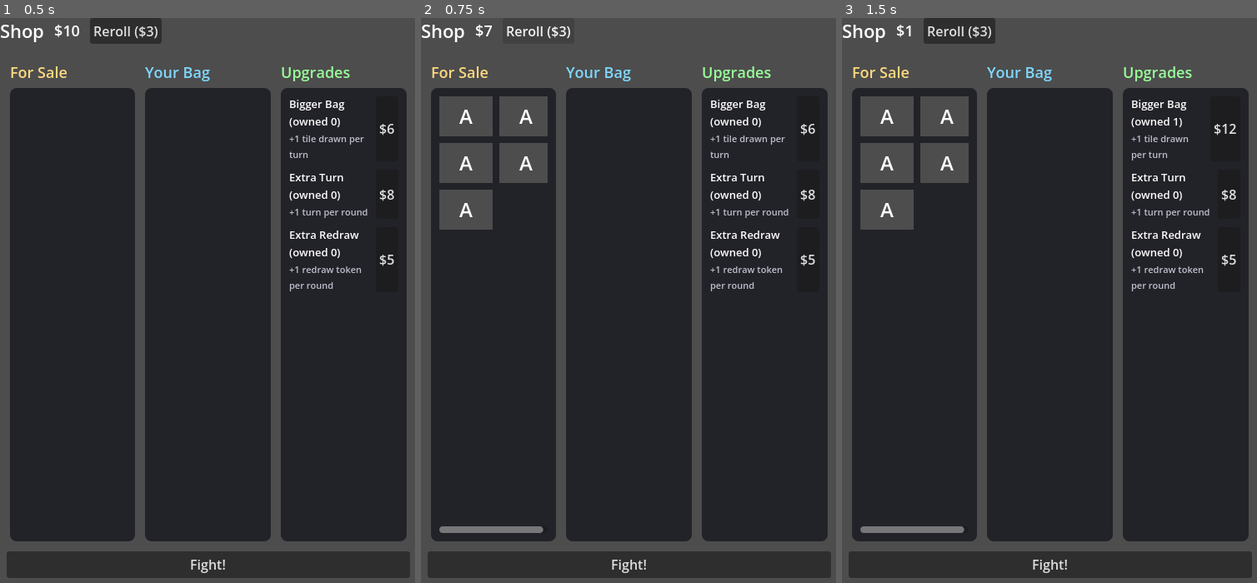
Above: before the commit, frames 1-3 (left to right).
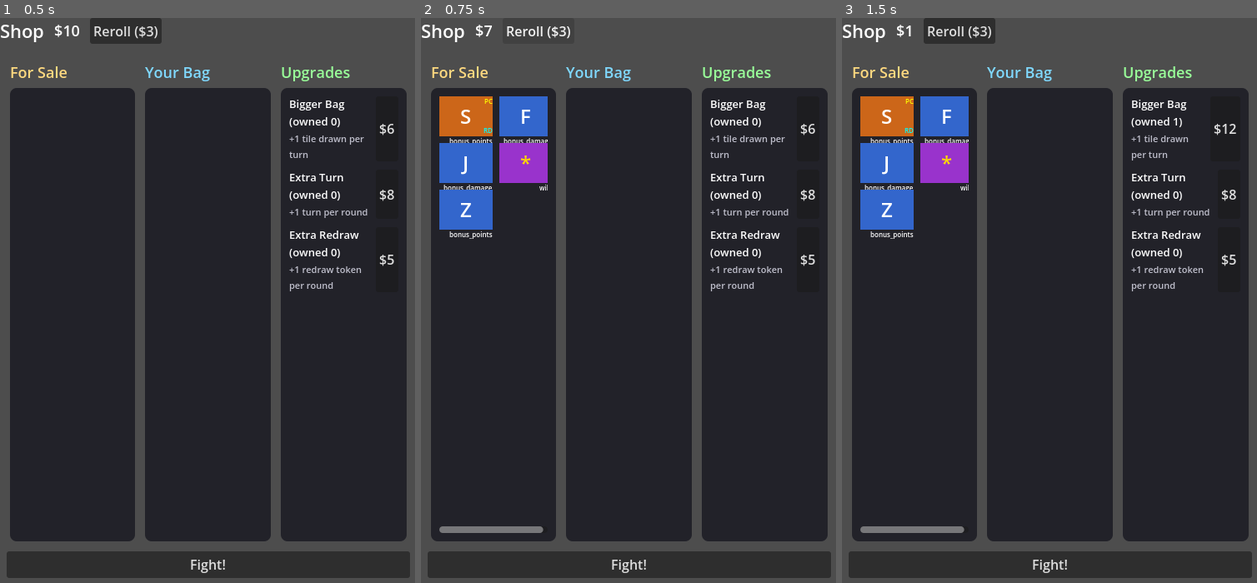
Above: after the commit, the same moments.

Repository: nilocky/letter-rogue
Game: Godot game, scene res://scenes/ShopScreen.tscn
Two runs of this game, one before a commit and one after it. Both use one fixed random seed, a clock stepped at 60 frames per second and the inputs below. This scene is started directly instead of the project's main scene.
Inputs:
- Up to frame 1 (0.5 s): no input
- Up to frame 2 (0.75 s): click "Reroll ($3)" at 0.5 s
- Up to frame 3 (1.5 s): click "$6" at 1.25 s

Frame 1 is identical in both runs. In frame 2, 4.6% of the frame differs, in the area x 4-31%, y 13-40%; in frame 3, 4.6%.
Error before the commit: Invalid assignment of property or key 'text' with value of type 'String' on a base object of type 'Nil'. (res://scripts/components/KeyCapElement.gd:17)

Commit message:
fix: call tile setup after add_child so @onready refs resolve

Diff:
--- a/scripts/screens/ShopScreen.gd
+++ b/scripts/screens/ShopScreen.gd
@@ -32,18 +32,21 @@
 	for c in inventory_grid.get_children():
 		c.queue_free()
 	for i in range(GameState.shop_inventory.size()):
-		inventory_grid.add_child(_make_tile(GameState.shop_inventory[i], _on_shop_item_clicked.bind(i)))
+		var elem: Control = _make_tile(_on_shop_item_clicked.bind(i))
+		inventory_grid.add_child(elem)
+		elem.setup(GameState.shop_inventory[i])
 	for c in bag_grid.get_children():
 		c.queue_free()
 	for i in range(GameState.bag.size()):
-		bag_grid.add_child(_make_tile(GameState.bag[i], _on_bag_item_clicked.bind(i)))
+		var elem: Control = _make_tile(_on_bag_item_clicked.bind(i))
+		bag_grid.add_child(elem)
+		elem.setup(GameState.bag[i])
 
 
-func _make_tile(cap: Dictionary, handler: Callable) -> Control:
+func _make_tile(handler: Callable) -> Control:
 	var elem: Control = KeyCapScene.instantiate()
 	elem.size_flags_horizontal = Control.SIZE_EXPAND_FILL
 	elem.custom_minimum_size = Vector2(64, 48)
-	elem.setup(cap)
 	elem.clicked.connect(handler)
 	return elem
 
